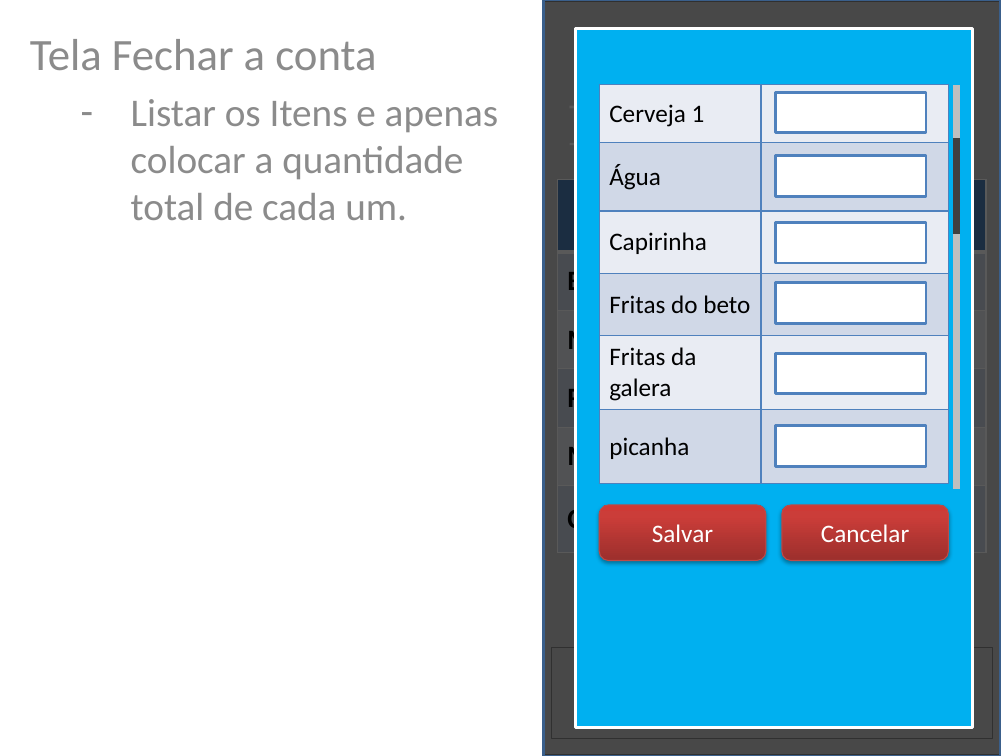
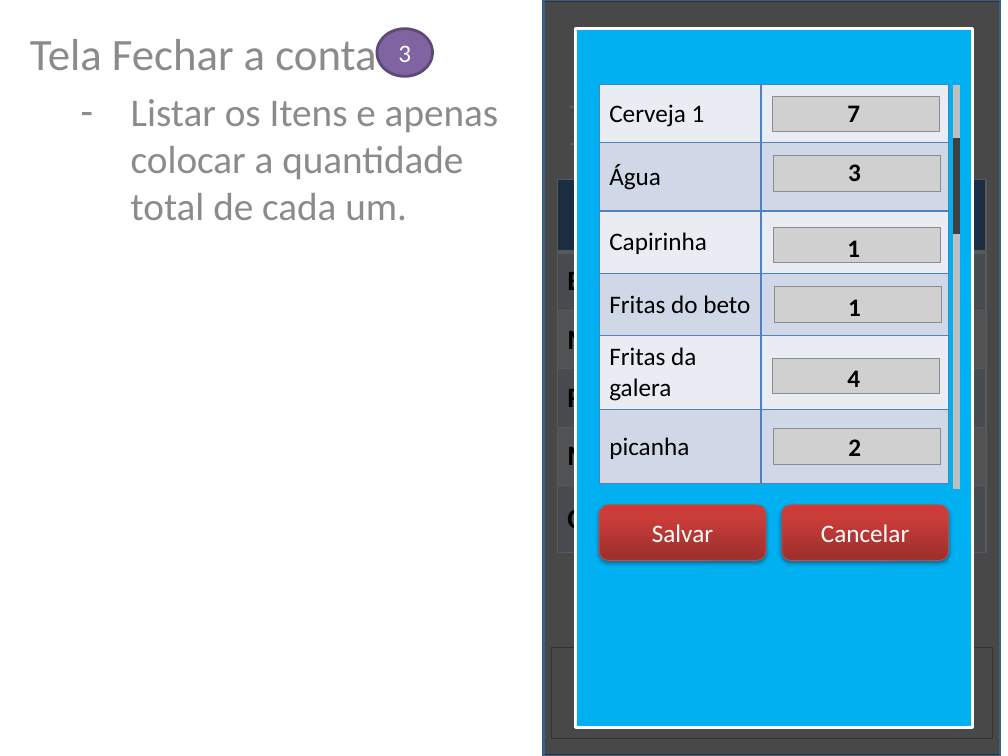
Before and after one commit to betito/proj-beto-rara, a slide deck: slide 5 of ButecoCalc/Calculadora de Buteco - V2.0_rara.pptx. Drawn at 1008x756 pixels with LibreOffice and Linux fonts; fonts in the diff are those of the drawing; grey boxes stand for pictures. Boxes give left, top, right and bottom in pixels: in the first picture for what was removed or moved away, otherwise in the second. Text is boxed around its words. In the diff, an @@ line names an element or a change of style, - is before the commit and + after.

```diff
--- a/ButecoCalc/Calculadora de Buteco - V2.0_rara.pptx
+++ b/ButecoCalc/Calculadora de Buteco - V2.0_rara.pptx
@@ ellipse added at bbox=[377, 29, 432, 77], fill #8064A2, outline #5F4A78 2 pt, 18 pt, text #FFFFFF @@
+3
@@ picture added at bbox=[773, 96, 940, 131] @@
@@ rectangle removed at bbox=[775, 93, 926, 133] @@
@@ text added at bbox=[847, 105, 860, 122], 18 pt, text #000000, bold @@
+7
@@ picture added at bbox=[774, 156, 941, 192] @@
@@ rectangle removed at bbox=[775, 156, 926, 197] @@
@@ text added at bbox=[848, 164, 861, 181], 18 pt, text #000000, bold @@
+3
@@ picture added at bbox=[774, 227, 941, 262] @@
@@ rectangle removed at bbox=[775, 223, 926, 263] @@
@@ text added at bbox=[847, 240, 860, 263], 18 pt, text #000000, bold @@
+1
@@ rectangle removed at bbox=[775, 283, 926, 324] @@
@@ picture added at bbox=[775, 286, 942, 322] @@
@@ text added at bbox=[848, 299, 861, 323], 18 pt, text #000000, bold @@
+1
@@ picture added at bbox=[773, 358, 940, 393] @@
@@ rectangle removed at bbox=[775, 353, 926, 393] @@
@@ text added at bbox=[847, 370, 860, 387], 18 pt, text #000000, bold @@
+4
@@ picture added at bbox=[774, 428, 941, 464] @@
@@ rectangle removed at bbox=[775, 425, 926, 466] @@
@@ text added at bbox=[848, 439, 861, 456], 18 pt, text #000000, bold @@
+2
```
Also in this commit, not shown: 3 other slides changed.
